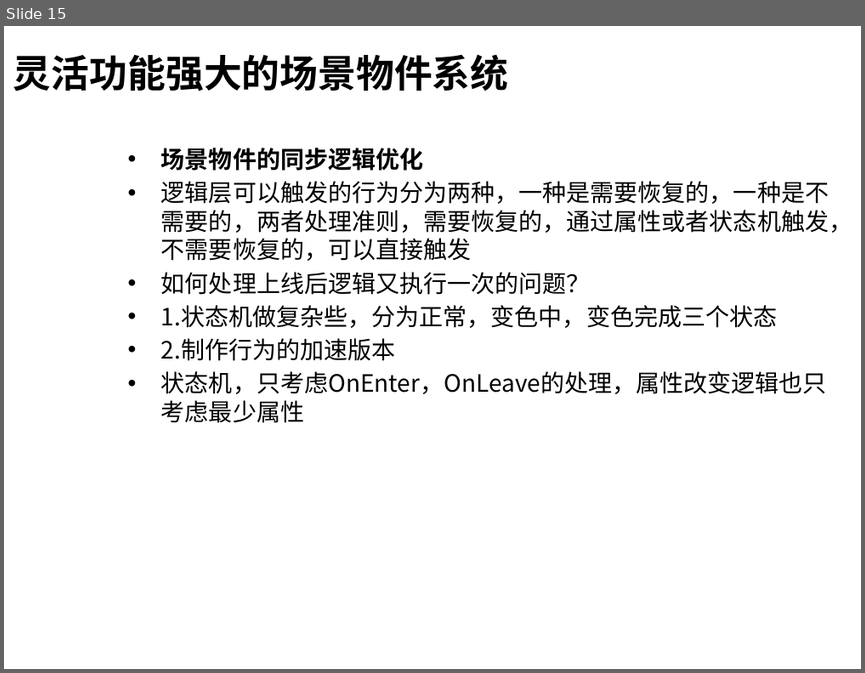
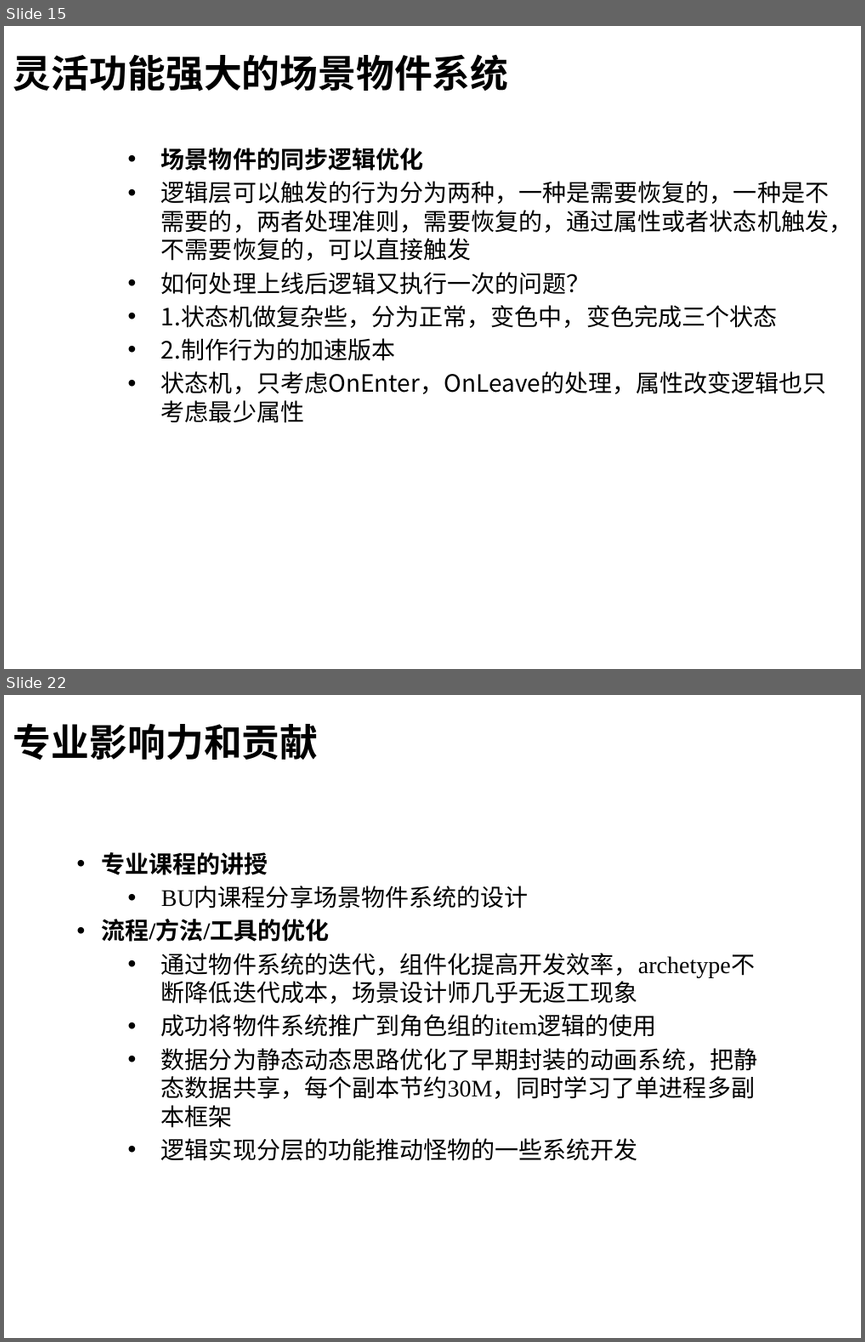
Before and after one commit to henryfung01/StreetFighter, a slide deck: Doc/whitebai.pptx. Shown one above the other, each under a label of ours: slide 15 before the commit, slides 15 and 22 after it; the slides between them are not shown. The pictures are 865x673 and 865x1342 pixels, drawn with LibreOffice and Linux fonts; fonts in the diff are those of the drawing; background and template pictures are left out. Boxes give left, top, right and bottom in pixels: in the first picture for what was removed or moved away, otherwise in the second. Text is boxed around its words. In the diff, an @@ line names an element or a change of style, - is before the commit and + after.

```diff
--- a/Doc/whitebai.pptx
+++ b/Doc/whitebai.pptx
@@ slide 22 added at box(4, 695, 861, 1338), background picture (left out) @@
@@ title added at box(13, 723, 318, 760), 32 pt, text #000000, bold @@
+专业影响力和贡献
@@ text added at box(102, 852, 757, 1161), 20 pt, text #000000 @@
+• 专业课程的讲授
+  • BU内课程分享场景物件系统的设计
+• 流程/方法/工具的优化
+  • 通过物件系统的迭代，组件化提高开发效率，archetype不断降低迭代成本，场景设计师几乎无返工现象
+  • 成功将物件系统推广到角色组的item逻辑的使用
+  • 数据分为静态动态思路优化了早期封装的动画系统，把静态数据共享，每个副本节约30M，同时学习了单进程多副本框架
+  • 逻辑实现分层的功能推动怪物的一些系统开发
```
Also in this commit, not shown: 5 slides changed, 3 other slides added, 5 slides removed.
